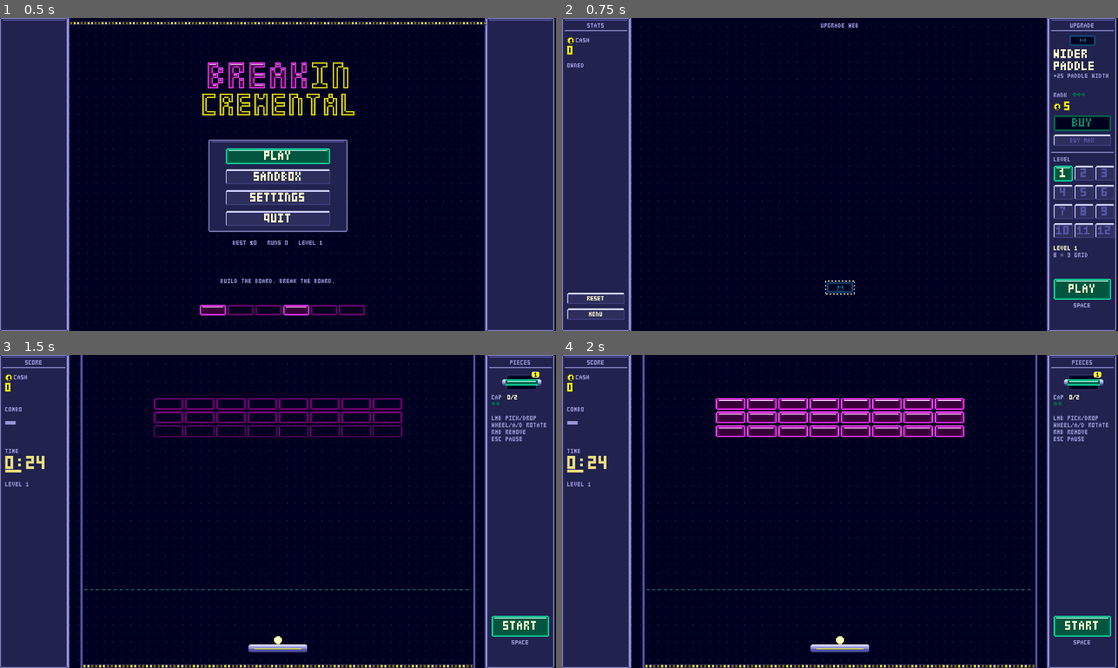
Above: before the commit, frames 1-4 (two rows, left to right).
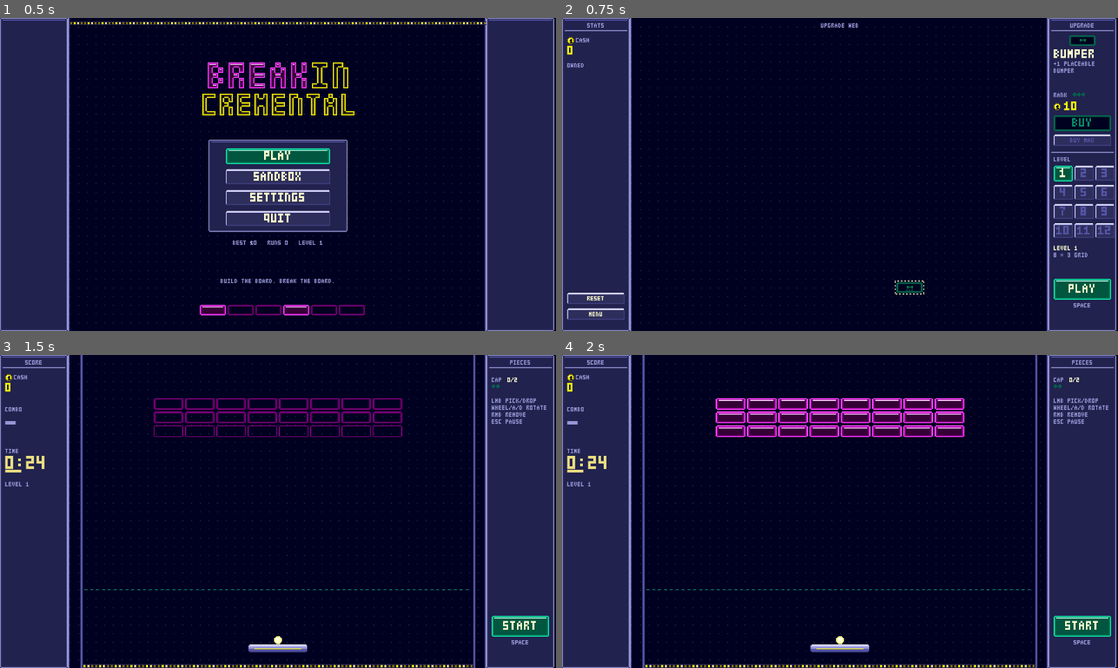
Above: after the commit, the same moments.

Repository: alpacaxander/breakin-cremental
Game: Godot game, scene res://src/main.tscn
Two runs of this game, one before a commit and one after it. Both use one fixed random seed, a clock stepped at 60 frames per second and the inputs below.
Inputs:
- Up to frame 1 (0.5 s): no input
- Up to frame 2 (0.75 s): click "PLAY" at 0.5 s
- Up to frame 3 (1.5 s): click "PLAY" at 1.25 s
- Up to frame 4 (2 s): no input

Frame 1 is identical in both runs. In frame 2, 0.7% of the frame differs, in the area x 47-99%, y 5-89%; in frame 3, 0.8%, in the area x 88-99%, y 5-28%; in frame 4, 0.8%.

Commit message:
Seed the upgrade web on the bumper, and start with no placeables
The first buy is the first placeable. The paddle node hangs off the bumper
now so the reachability walk still covers the whole web.

Co-Authored-By: Claude Fable 5.1 <noreply@anthropic.com>

Diff:
--- a/src/tuning.gd
+++ b/src/tuning.gd
@@ -112,7 +112,7 @@
 # thru: the ball flies through and the piece acts on it (arena.gd _pass). round: circle collider.
 # face and idle as in BRICKS. offset: a strip taller than the body, shifted so the body lines up.
 const PLACEABLES := {
-	bumper = {name = "Bumper", size = Vector2(90, 14), cost = 2, start = 1, face = "bumper"},
+	bumper = {name = "Bumper", size = Vector2(90, 14), cost = 2, face = "bumper"},
 	pop = {name = "Pop bumper", size = Vector2(48, 48), cost = 2, round = true, face = ["pop_bumper_hit", 24, 4]},
 	accel = {name = "Launcher", size = Vector2(60, 24), cost = 1, thru = true, face = ["accel_chevrons", 30, 0], idle = ["accel_chevrons", 30, 8]},
 	oneway = {name = "One-way gate", size = Vector2(60, 24), cost = 2, thru = true, face = ["gate_flow", 30, 0], idle = ["gate_flow", 30, 8]},
@@ -138,10 +138,10 @@
 # cat: the category (CATS) that colours the node. icon: the icon_<name> sprite, default the id. A node whose id is a brick kind
 # in ICON_KINDS is an unlock: each rank guarantees one more of that brick on every board (game.gd generate).
 # Layout: paddle and round nodes along the bottom-left, placement right, blocks top-left; the web is one tree from the seed.
-const SEED_UPGRADE := "paddle"
+const SEED_UPGRADE := "bumper"  # the first buy is the first placeable: nothing to place until then
 const UPGRADES := {
 	# Paddle
-	"paddle": {cat = "paddle", name = "Wider Paddle", desc = "+25 paddle width", amount = 25, cost = 5, cost_mult = 1.8, ranks = 3, links = ["bumper", "speed", "time"], pos = Vector2(320, 310)},
+	"paddle": {cat = "paddle", name = "Wider Paddle", desc = "+25 paddle width", amount = 25, cost = 5, cost_mult = 1.8, ranks = 3, links = ["speed", "time"], pos = Vector2(320, 310)},
 	"speed": {cat = "paddle", name = "Faster Paddle", desc = "+300 paddle speed", amount = 300, cost = 8, cost_mult = 1.8, ranks = 3, links = ["aim"], pos = Vector2(320, 260)},
 	"aim": {cat = "paddle", name = "Aim", desc = "the launch follows the mouse", amount = 1, cost = 12, cost_mult = 1.0, ranks = 1, links = [], pos = Vector2(250, 260)},
 	# Round: the cap, beside the seed
@@ -149,7 +149,7 @@
 	"shield": {cat = "round", name = "Shield Floor", desc = "+1 floor per round that bounces a dropped ball back", amount = 1, cost = 30, cost_mult = 2.5, ranks = 2, links = ["balls"], pos = Vector2(180, 310)},
 	"balls": {cat = "round", name = "Extra Ball", desc = "+1 ball at launch", amount = 1, cost = 25, cost_mult = 2.5, ranks = 2, links = [], pos = Vector2(110, 310)},
 	# Placement
-	"bumper": {cat = "place", name = "Bumper", desc = "+1 placeable bumper", amount = 1, cost = 10, cost_mult = 2.0, ranks = 3, links = ["capacity", "sticky", "piecepay"], pos = Vector2(400, 310)},
+	"bumper": {cat = "place", name = "Bumper", desc = "+1 placeable bumper", amount = 1, cost = 10, cost_mult = 2.0, ranks = 3, links = ["paddle", "capacity", "sticky", "piecepay"], pos = Vector2(400, 310)},
 	"sticky": {cat = "place", name = "Sticky Pad", desc = "+1 pad that catches the ball and fires it up", amount = 1, cost = 14, cost_mult = 2.0, ranks = 2, links = ["spawner"], pos = Vector2(470, 310)},
 	"spawner": {cat = "place", name = "Spawner", desc = "+1 lamp that spits out an extra ball every few seconds", amount = 1, cost = 30, cost_mult = 2.0, ranks = 2, links = ["fastspawn"], pos = Vector2(540, 310)},
 	"fastspawn": {cat = "place", icon = "spawner", name = "Fast Spawner", desc = "spawners fire 1s sooner", amount = -1, cost = 25, cost_mult = 2.0, ranks = 3, links = [], pos = Vector2(540, 260)},
--- a/tests/test.gd
+++ b/tests/test.gd
@@ -97,13 +97,14 @@
 	check(g.is_revealed(seed_id), "seed visible")
 	check(not g.is_revealed("tele"), "far node hidden")
 	check(not g.can_buy(seed_id), "can't buy broke")
+	check(Tuning.PLACEABLES.keys().all(func(k): return g.owned(k) == 0), "nothing to place before the seed is bought")
 	g.currency = 10000
 	g.buy("tele")
 	check(g.rank("tele") == 0, "can't buy hidden node")
 	g.buy(seed_id)
 	check(g.rank(seed_id) == 1 and g.currency == 10000 - Tuning.UPGRADES[seed_id].cost, "buy charges cost")
-	check(g.is_revealed("bumper"), "neighbours revealed")
-	check(g.owned("bumper") == 1 and g.owned("pop") == 0, "start with one bumper, nothing else")
+	check(g.is_revealed("paddle"), "neighbours revealed")
+	check(g.owned("bumper") == 1 and g.owned("pop") == 0, "the seed is the first bumper, nothing else")
 	check(g.cost(seed_id) > Tuning.UPGRADES[seed_id].cost, "cost rises per rank")
 	for i in 10:
 		g.buy(seed_id)
